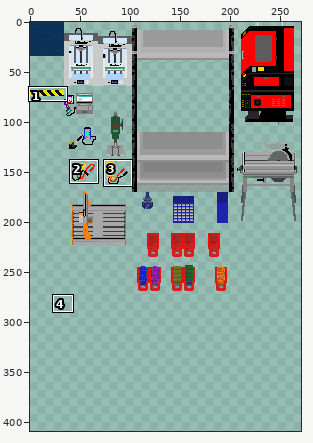
One commit to this sprite sheet: tileset_unikat.png. Above, an overview of the earlier version with the close-up marked.
Close-up. Old version:
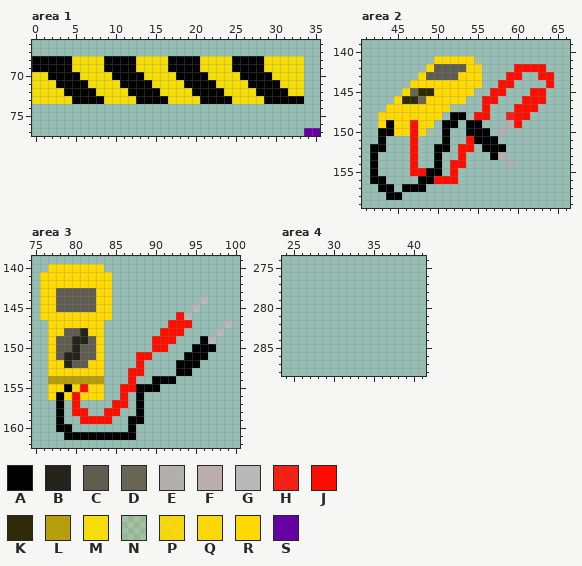
The file is 544x544 pixels. Pixels under 10% opacity are left out. Colours within 5 levels of each other are drawn and written as one. Shown: area 1: x 0..35, y 66..77; area 2: x 41..66, y 139..159; area 3: x 75..100, y 139..162; area 4: x 24..41, y 274..288. The wide view leaves out empty margins. The commit also changed other parts of the picture, which this record leaves out.
Palette (. is transparent): A #000000  B #24231b  C #5f5d50  D #686555  E #b8adadeb  F #b9adad  G #b9b9b9  H #ff0e00e1  J #ff0e00  K #2f2a08  L #b79e0d  M #f5dd0a  N #ffd8001a  P #ffd900e8  Q #ffd900f4  R #ffd900  S #6700a2
Pixels before, area 1, first column x 0:
68 AAAAAMMMMAAAAMMMMAAAAMMMMAAAAMMMMM..
69 AAAAAMMMMAAAAMMMMAAAAMMMMAAAAMMMMM..
70 MMAAAAMMMMAAAAMMMMAAAAMMMMAAAAMMMM..
71 MMMAAAAMMMMAAAAMMMMAAAAMMMMAAAAMMM..
72 MMMMAAAAMMMMAAAAMMMMAAAAMMMMAAAAMM..
73 MMMMMAAAAMMMMAAAAMMMMAAAAMMMMAAAAA..
74 ....................................
75 ....................................
76 ....................................
77 ..................................SS
Pixels before, area 2, first column x 42:
141 ........RRRRRN.........
142 .......RCCCCRP....JJJJ.
143 ......RCCCCRRR...JJ..JJ
144 .....RRRRRRRRR..JJ....J
145 ....RDKKRRRRR..JJ...JJ.
146 ...RKKDRRRRR..JJ...JJJ.
147 ..RRRRRRRQN...J...JJJ..
148 .QRRRRRRR.AA.JJ..HJJ...
149 .RARRJRR.AA.AA...FJ....
150 .AARRJPN.A..AAA.E......
151 .A...J...A..JAAA.......
152 AA...J..AA.JJ.AAA......
153 A....J..A..J...AF......
154 A....J..A.JJ.....E.....
155 A....JJAA.J............
156 AA....AAJJJ............
157 .AA.AAA................
158 ..AA...................
Pixels before, area 3, first column x 76:
140 .RRRRRRR................
141 RRRRRRRRR...............
142 RRRRRRRRR...............
143 RRCCCCCRR...............
144 RRCCCCCRR...........G...
145 RRCCCCCRR..........G....
146 RRRRRRRRR........JG.....
147 .RRRRRRR........JJJ....G
148 .RRCCBRR.......JJJ....G.
149 .RCCBBCR......JJJ...AG..
150 .RCCBCCR......JJ...AAA..
151 .RCBBCCR....JJ....AAA...
152 .RRBCCRR....J....AAA....
153 .RRRRRRR...JJ....AA.....
154 .LLLLLLL...J..AAA.......
155 .RRARJRR..JJAAA.........
156 .RARJRRR..J.A...........
157 ..A.J....JJ.A...........
158 ..A.JJ..JJ..A...........
159 ..A..JJJJ..AA...........
160 ..AA.......A............
161 ...AAAAAAAAA............
The result:
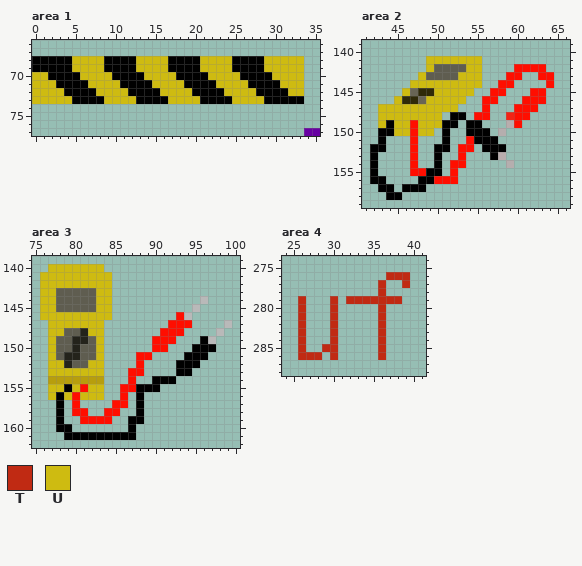
Colours new in this view: T #c02a13  U #cebb11
Edits made:
Changed rows in their new state; - is an unchanged pixel.
Area 1:
first column x 0:
68 -----UUUU----UUUU----UUUU----UUUUU
69 -----UUUU----UUUU----UUUU----UUUUU
70 UU----UUUU----UUUU----UUUU----UUUU
71 UUU----UUUU----UUUU----UUUU----UUU
72 UUUU----UUUU----UUUU----UUUU----UU
73 UUUUU----UUUU----UUUU----UUUU-----
Area 2:
first column x 43:
141 ------UUUUUUU
142 ------U----UU
143 -----U----UUU
144 ----UUUUUUUUU
145 ---U---UUUUU-
146 --U---UUUUU--
147 UUUUUUUUUU---
148 UUUUUUUU-----
149 U-UU-UUU-----
150 --UU-UU------
Area 3:
first column x 76:
140 -UUUUUUU-
141 UUUUUUUUU
142 UUUUUUUUU
143 UU-----UU
144 UU-----UU
145 UU-----UU
146 UUUUUUUUU
147 -UUUUUUU-
148 -UU---UU-
149 -U-----U-
150 -U-----U-
151 -U-----U-
152 -UU---UU-
153 -UUUUUUU-
155 -UU-U-UU-
156 -U-U-UUU-
Area 4:
first column x 26:
276 -----------TTT
277 ----------T--T
278 ----------T---
279 T---T-TTTTTTT-
280 T---T-----T---
281 T---T-----T---
282 T---T-----T---
283 T---T-----T---
284 T---T-----T---
285 T--TT-----T---
286 TTT-T-----T---
Changed places in both close-ups, as pixel boxes (x1, y1, x2, y2):
changed: (32, 56, 304, 104)
changed: (378, 56, 482, 136)
changed: (40, 264, 112, 400)
added: (298, 272, 410, 360)
